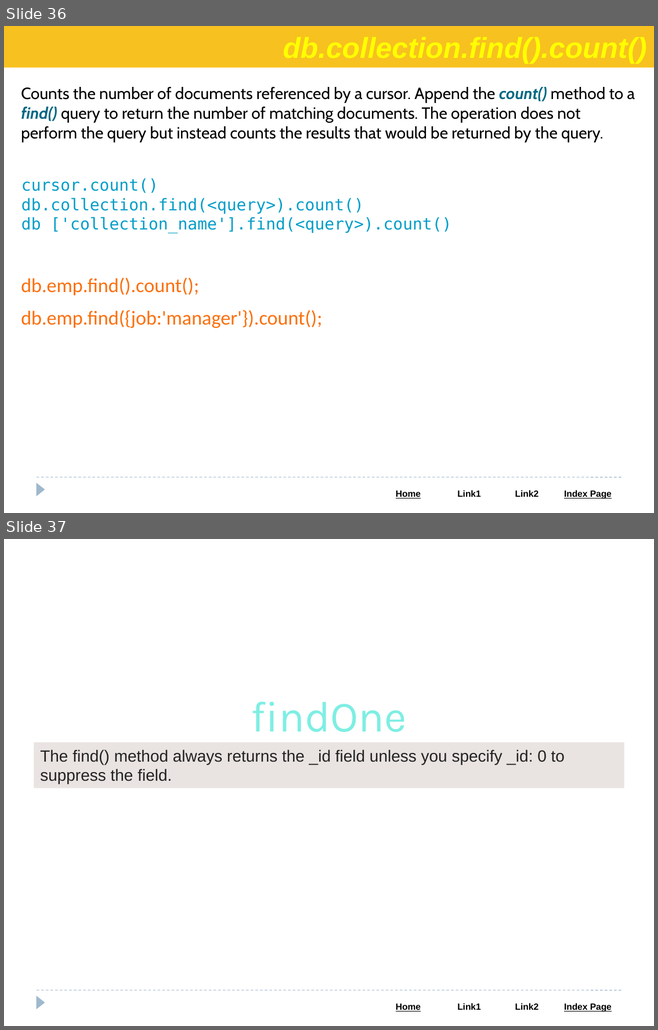
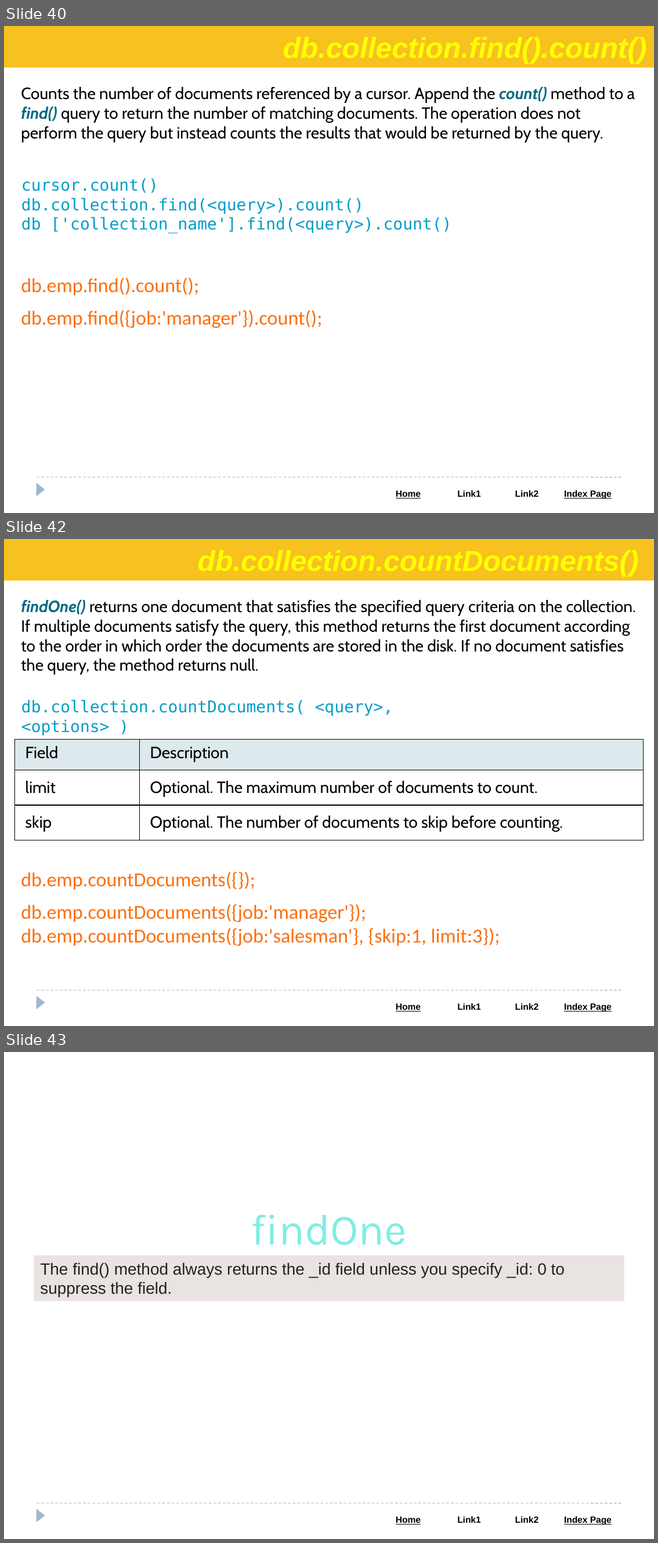
Before and after one commit to Saleel-Bagde/PPT-s, a slide deck: MongoDB PPT.pptx. Shown one above the other, each under a label of ours: slides 36 and 37 before the commit, slides 40, 42 and 43 after it; the slides between them are not shown. The pictures are 658x1030 and 658x1543 pixels, drawn with LibreOffice and Linux fonts; fonts in the diff are those of the drawing. Boxes give left, top, right and bottom in pixels: in the first picture for what was removed or moved away, otherwise in the second. Text is boxed around its words. In the diff, an @@ line names an element or a change of style, - is before the commit and + after.

```diff
--- a/MongoDB PPT.pptx
+++ b/MongoDB PPT.pptx
@@ slide 42 added at (4,539,654,1026), background #FFFFFF; not listed: 3 template elements that a slide beside it also shows @@
@@ rectangle added at (4,539,654,581), fill #F7C120 @@
@@ text added at (21,600,636,675), 18 pt, text #000000 @@
+findOne() returns one document that satisfies the specified query criteria on the collection. If multiple documents satisfy the query, this method returns the first document according to the order in which order the documents are stored in the disk. If no document satisfies the query, the method returns null.
@@ text added at (21,700,393,736), 18 pt, text #049DC8 @@
+db.collection.countDocuments( <query>, <options> )
@@ table added at (14,739,643,840), 3 rows, 2 columns @@
+Field | Description
+limit | Optional. The maximum number of documents to count.
+skip | Optional. The number of documents to skip before counting.
@@ text added at (21,872,500,946), 22 pt, text #FC6F0D @@
+db.emp.countDocuments({});
+db.emp.countDocuments({job:'manager'});
+db.emp.countDocuments({job:'salesman'}, {skip:1, limit:3});
@@ what was slide 36 is now slide 40 @@
@@ what was slide 37 is now slide 43 @@
```
Also in this commit, not shown: 6 slides changed, 5 other slides added.
